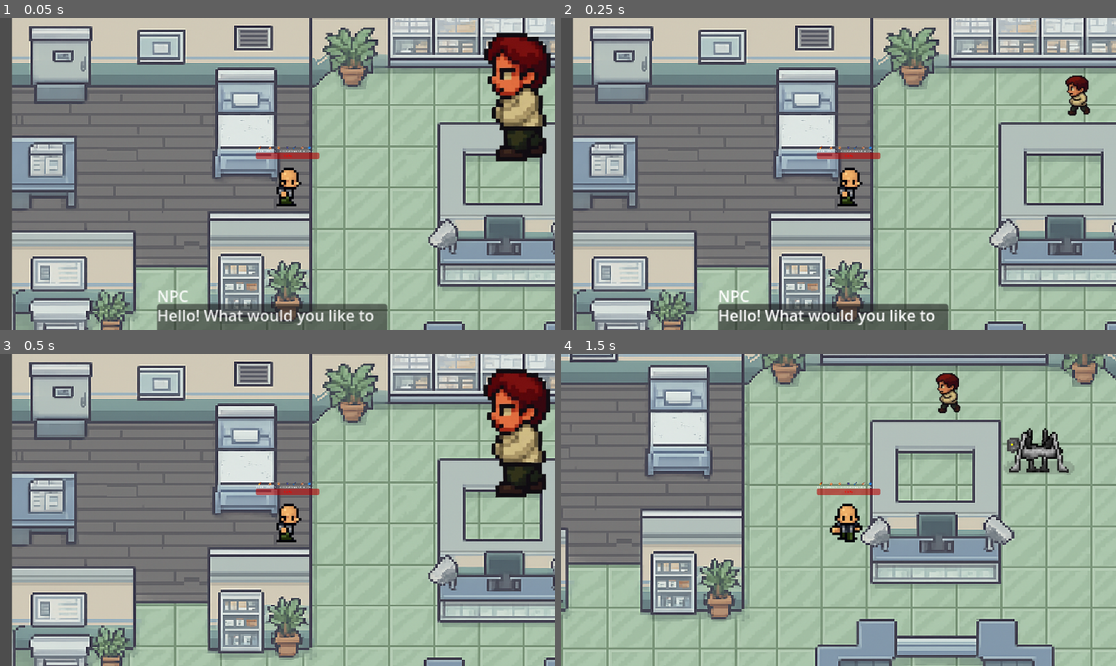
Above: before the commit, frames 1-4 (two rows, left to right).
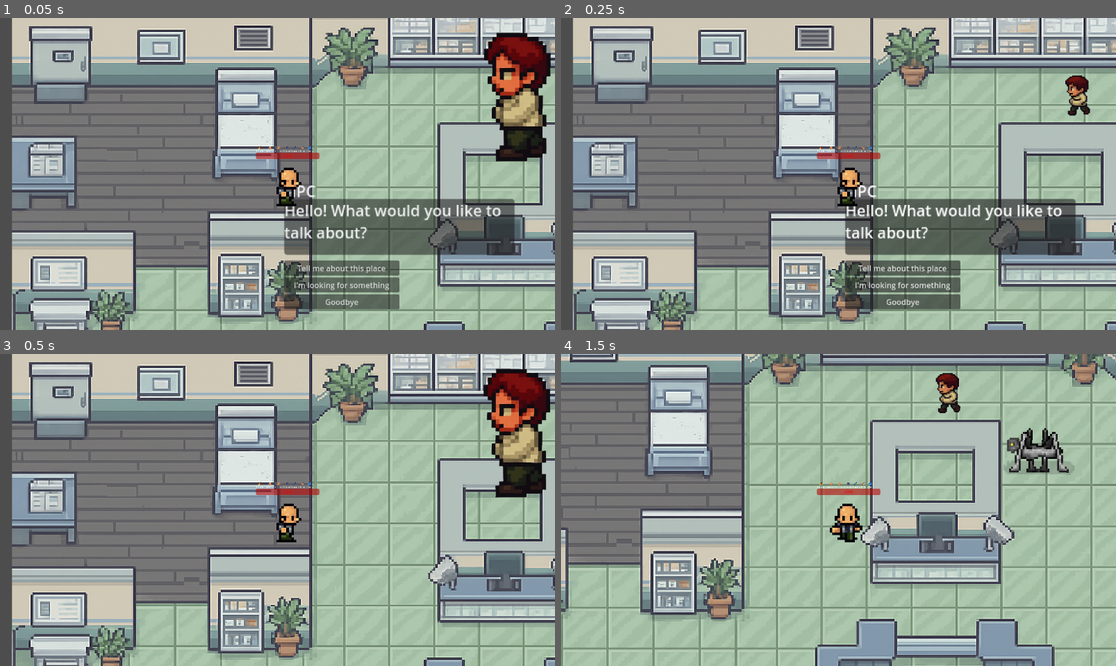
Above: after the commit, the same moments.

Repository: levi-tabosa/trabai_andrea
Game: Godot game, scene res://scenes/main.tscn
Same seed, same stepped clock (60 frames per second), same inputs: the game is played once before the commit and once after it.
Inputs:
- Up to frame 1 (0.05 s): no input
- Up to frame 2 (0.25 s): no input
- Up to frame 3 (0.5 s): no input
- Up to frame 4 (1.5 s): tap Enter (ui_accept) at 0.5, 0.77 s; hold Right (ui_right) 0.53-1.28 s; tap 1 (select-1) at 0.6 s; hold Down (ui_down) from 1.28 s (still down); tap 2 (select-2) at 1.35 s

The runs differ from the first frame. In frame 1, 13% of the frame differs, in the area x 28-93%, y 53-100%; in frame 2, 13%; in frame 3, nothing differs; in frame 4, nothing differs.

Commit message:
feat: dialogo junto a area

Diff:
--- a/scripts/dialogue_area.gd
+++ b/scripts/dialogue_area.gd
@@ -44,7 +44,7 @@
 func show_current_dialogue() -> void:
 	if dialogue_tree.has(dialogue_state):
 		var current_dialogue = dialogue_tree[dialogue_state]
-		DialogueManager.show_dialogue(npc_name, current_dialogue["text"], current_dialogue["choices"])
+		DialogueManager.show_dialogue(npc_name, current_dialogue["text"], global_position, current_dialogue["choices"])
 	else:
 		push_error("Missing dialogue state: " + dialogue_state)
 		DialogueManager.hide_dialogue()
--- a/scripts/dialogue_manager.gd
+++ b/scripts/dialogue_manager.gd
@@ -1,6 +1,6 @@
 extends Node
 
-signal dialogue_started(title, text, choices)
+signal dialogue_started(title, text, choices, pos)
 signal dialogue_ended
 signal choice_made(choice_index)
 
@@ -10,9 +10,9 @@
 	await get_tree().process_frame
 	dialogue_ui = get_tree().get_root().find_child("DialogueUI", true, false)
 
-func show_dialogue(title: String, text: String, choices: Array = []) -> void:
+func show_dialogue(title: String, text: String, pos: Vector2, choices: Array = []) -> void:
 	if dialogue_ui:
-		dialogue_ui.show_dialogue(title, text, choices)
+		dialogue_ui.show_dialogue(title, text, pos, choices)
 	emit_signal("dialogue_started", title, text, choices)
 
 func hide_dialogue() -> void:
--- a/scripts/dialogue_ui.gd
+++ b/scripts/dialogue_ui.gd
@@ -11,7 +11,8 @@
 func _ready() -> void:
 	hide_dialogue()
 
-func show_dialogue(title: String, text: String, choices: Array = []) -> void:
+func show_dialogue(title: String, text: String, pos: Vector2, choices: Array = []) -> void:
+	global_position = pos
 	title_label.text = title
 	text_label.text = text
 	panel.visible = true
